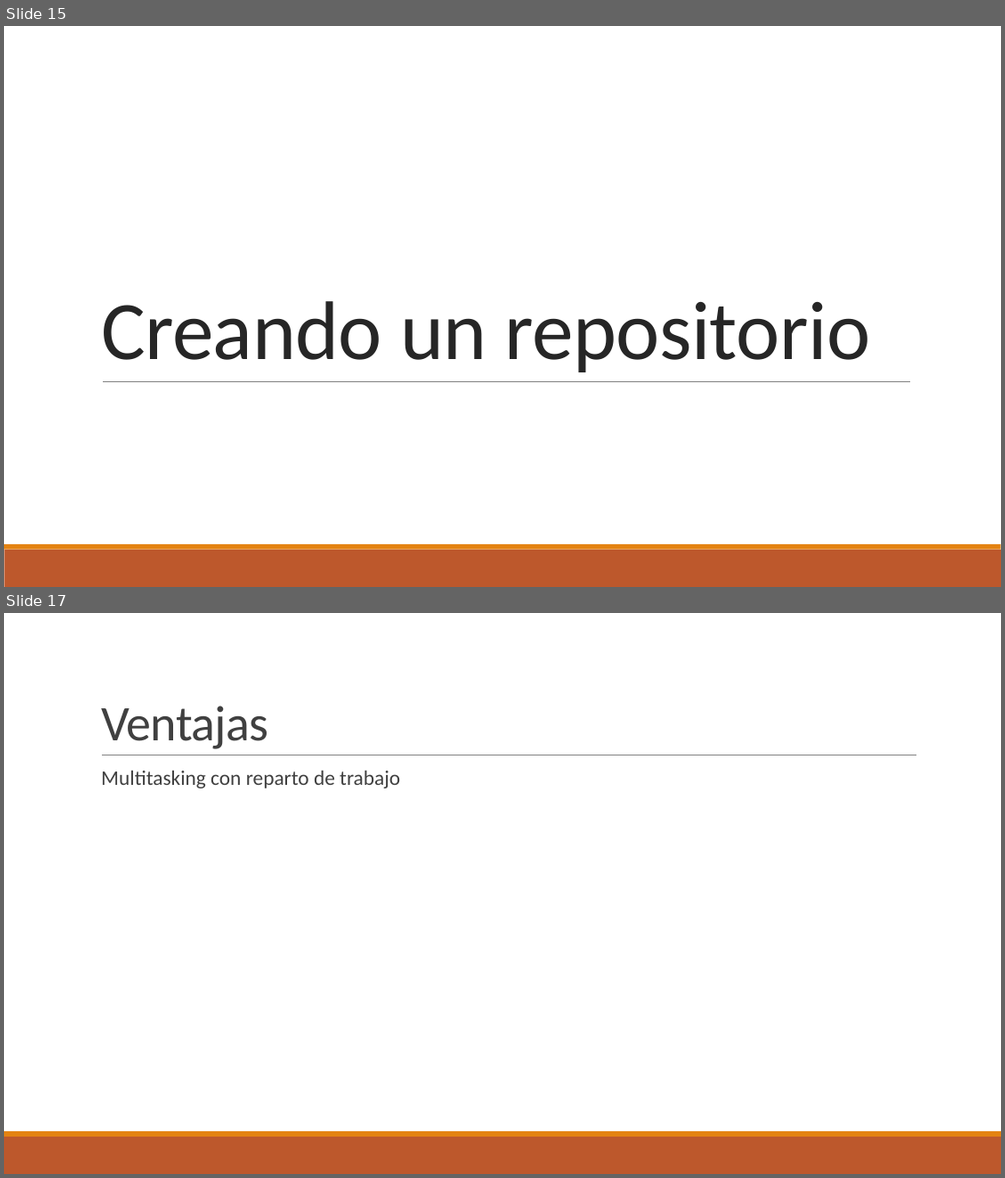
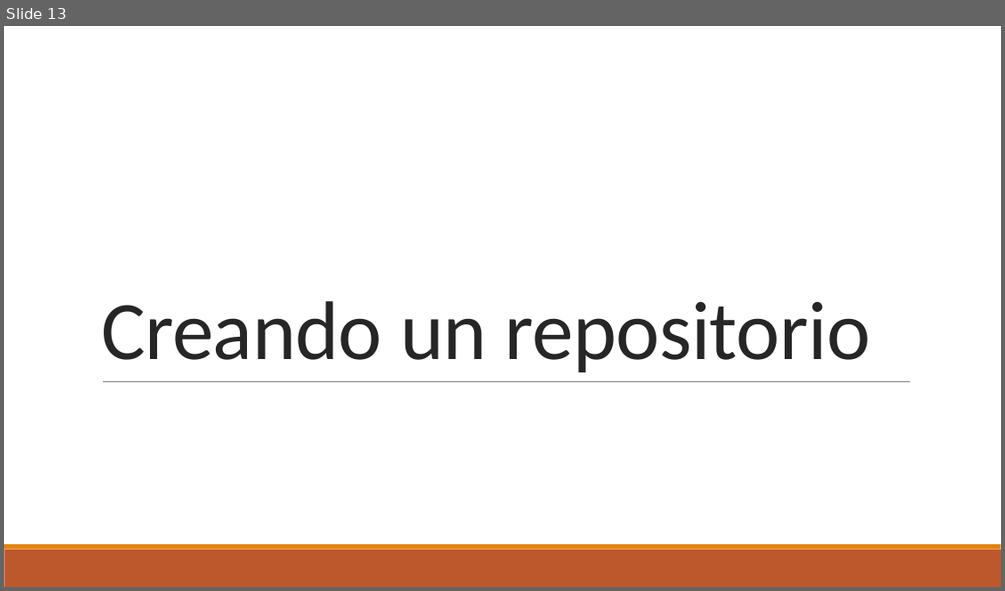
Before and after one commit to DuckHunter213/TutorialGit, a slide deck: Git.pptx. Shown one above the other, each under a label of ours: slides 15 and 17 before the commit, slide 13 after it; the slides between them are not shown. The pictures are 1005x1178 and 1005x591 pixels, drawn with LibreOffice and Linux fonts; fonts in the diff are those of the drawing; background and template pictures are left out. Boxes give left, top, right and bottom in pixels: in the first picture for what was removed or moved away, otherwise in the second. Text is boxed around its words. In the diff, an @@ line names an element or a change of style, - is before the commit and + after.

```diff
--- a/Git.pptx
+++ b/Git.pptx
@@ slide 17 removed at (4, 613, 1001, 1174), background #FFFFFF; not listed: 2 template elements that a slide beside it also shows @@
@@ title removed at (101, 706, 269, 749) @@
-Ventajas
@@ text removed at (101, 771, 400, 788) @@
-  Multitasking con reparto de trabajo
@@ line removed from (102, 755) to (917, 755) @@
@@ what was slide 15 is now slide 13 @@
```
Also in this commit, not shown: 2 slides changed, 7 slides added, 5 other slides removed, 1 other file.
